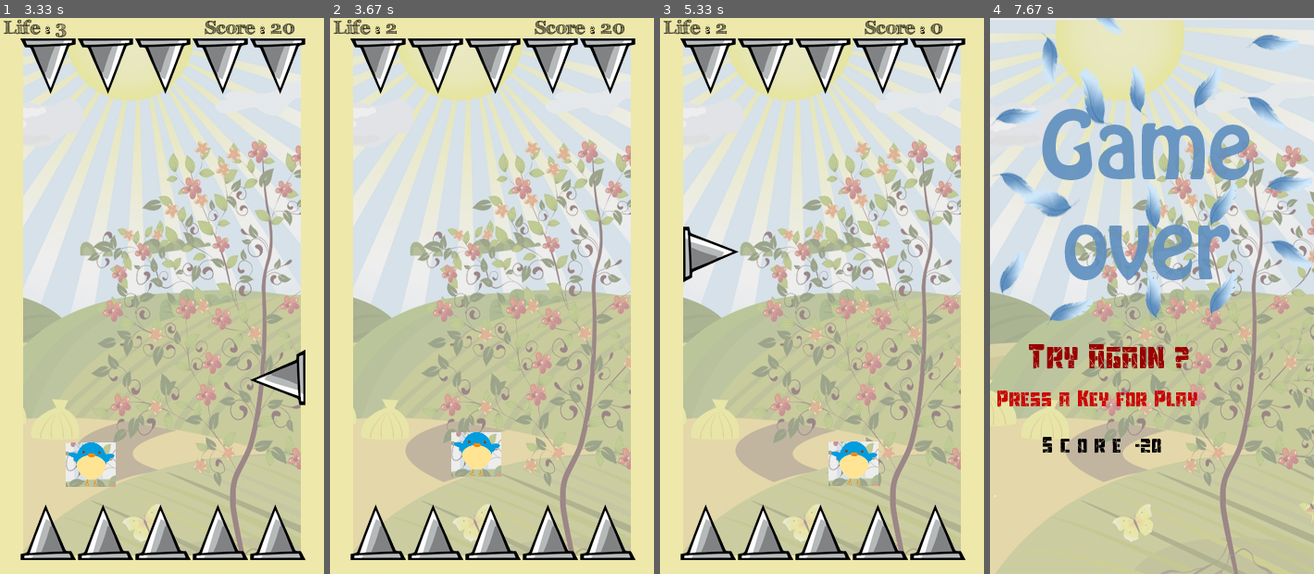
Above: before the commit, frames 1-4 (left to right).
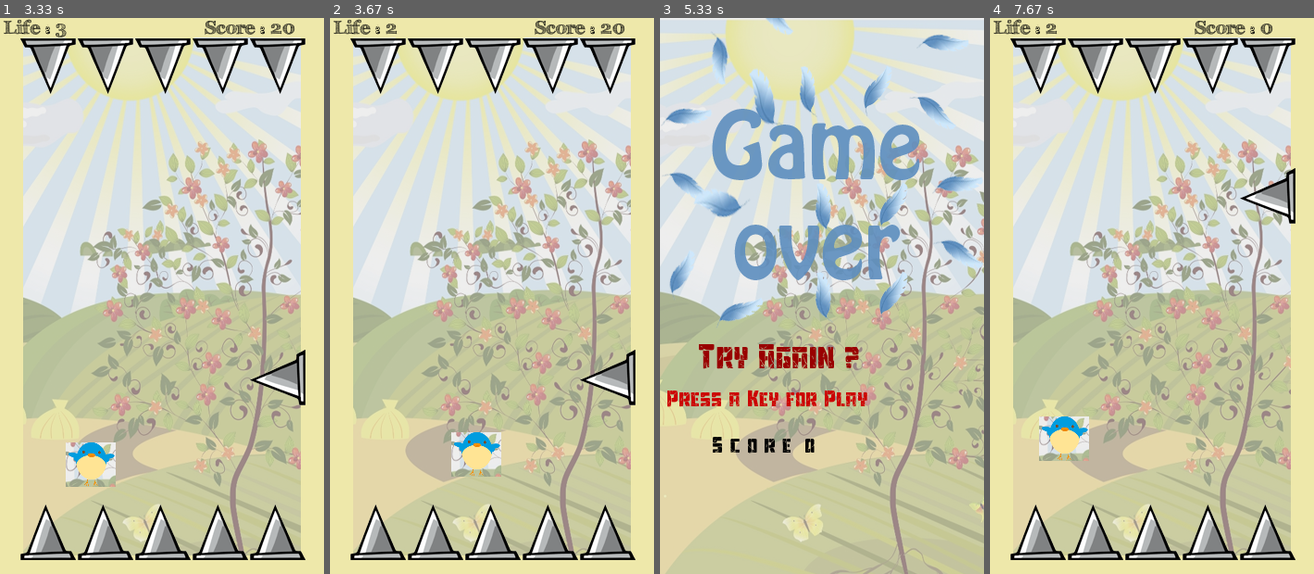
Above: after the commit, the same moments.

Repository: CharlyJazz/Pygame-Dont-touch-the-Spike
Game: pygame game, started from Main.py
The game is run twice, just before and just after one commit, with the same random seed, the same clock (stepped at 60 frames per second) and the same inputs.
Inputs:
- Up to frame 1 (3.33 s): tap Space at 0.33, 0.67, 1.07, 1.37, 1.57, 1.9, 2.2, 2.4, 2.7, 2.97, 3.3 s
- Up to frame 2 (3.67 s): tap Space at 3.6 s
- Up to frame 3 (5.33 s): tap Space at 3.73, 4.13, 4.43, 4.8, 5.2 s
- Up to frame 4 (7.67 s): tap Space at 5.5, 6.2, 6.53, 6.83, 7.03, 7.33, 7.6 s

Frame 1 is identical in both runs. In frame 2, 0.8% of the frame differs, in the area x 77-95%, y 59-70%; in frame 3, 38%, in the area x 0-100%, y 0-100%; in frame 4, 38%.

Commit message:
refactor

Diff:
--- a/Main.py
+++ b/Main.py
@@ -6,14 +6,13 @@
 from Spike import Spike
 from Variables import *
 from Font import Create_Score, Create_life, Create_menu, Create_TryAgain
-
+from time import sleep
 
 pygame.init()
 pygame.mixer.init()
 pygame.mixer.music.load('music.mp3')
 pygame.mixer.music.set_volume(0.5)
 pygame.mixer.music.play(-1)
-
 class Main(object):
     def __init__(self):
         """Class Main"""
@@ -50,7 +49,6 @@
         self.createRightlimit = False
         self.createLeftlimit = False
         self.collitionActive = False
-        self.turn_Active = True
         """Handling Font"""
         self.score = 0
         self.HandlingScore = Create_Score(self.score)
@@ -68,12 +66,7 @@
         self.game_over_pic = Background(gameover, [0, -20])
 
     def other_turn(self):
-        """Esto maneja dos variables importantes, cuando llega a la mitad de
-        la pantalla self.collitionActive y self.turn_Active se vuelven False para
-        que cuando collisionemos con las paredes se puedan volver True."""
         if self.rectCharacter[0] == WIDTH/2 or (self.rectCharacter[0] >= (WIDTH/2) and self.rectCharacter[0] < (WIDTH/2)+20):
-            while self.turn_Active == True:
-                self.turn_Active = False
             self.collitionActive = False
 
 
@@ -81,40 +74,46 @@
             """"El la primera condicion if evalua la collicion del pajaro con las
             puas, las otras dos con las puas de los estremos inferior y superior"""
             for n in self.Spike_List_y:
-                if self.rectCharacter[0] >=  self.Spike_x -10  and self.rectCharacter[0] <= self.Spike_x + 60 and (self.rectCharacter[1] >= n-40 and self.rectCharacter[1] <= n + 60):
+                if (self.rectCharacter[0] >=  self.Spike_x -10
+                and self.rectCharacter[0] <= self.Spike_x + 60
+                and (self.rectCharacter[1] >= n-40
+                and self.rectCharacter[1] <= n + 60)):
+                    if self.rightlimit:
                         while self.collitionActive == False:
                             self.score -= 10
                             self.life -= 1
                             self.HandlingLife = Create_life(self.life)
                             self.collitionActive = True
 
+                    elif self.leftlimit:
+                        while self.collitionActive == False:
+                            self.score -= 10
+                            self.life -= 1
+                            self.HandlingLife = Create_life(self.life)
+                            self.collitionActive = True
+
+
             if self.rectCharacter[1] < 80: #TOP
-                while self.collitionActive == False:
-                    self.score -= 10
-                    self.endGame = True
-                    self.life -=1
-                    self.HandlingLife = Create_life(self.life)
-                    self.character.pain(random.randint(4,7))
-                    self.collitionActive = True
+                self.score -= 10
+                self.endGame = True
+                self.life -=1
+                self.HandlingLife = Create_life(self.life)
+                self.character.pain(random.randint(4,7))
 
             if self.rectCharacter[1] >= HEIGHT - 130 and self.rectCharacter[1] <= HEIGHT: #BOTTOM
-                while self.collitionActive == False:
-                    self.score -= 10
-                    self.endGame = True
-                    self.life -=1
-                    self.HandlingLife = Create_life(self.life)
-                    self.character.pain(-6)
-                    self.collitionActive = True
+                self.score -= 10
+                self.endGame = True
+                self.life -=1
+                self.HandlingLife = Create_life(self.life)
+                self.character.pain(-6)
 
     def rightlimitbool(self):
-        self.turn_Active = True
         self.rightlimit = True
         self.spikeList = []
         self.Spike_List_y = []
 
 
     def leftlimitbool(self):
-        self.turn_Active = True
         self.leftlimit = True
         self.spikeList = []
         self.Spike_List_y = []
@@ -158,8 +157,7 @@
                 self.toplimit = False
 
     def createSpikes(self):
-        """Function for creation of Sprites
-           Problem: No se pintan las puas, encontrar el error"""
+        """Function for creation of Sprites"""
         max = 450
 
         spikes = self.level()
@@ -266,6 +264,7 @@
                     self.endGame = False
                     self.exit_game()
                 if e.type == pygame.KEYUP:
+                    sleep(1)
                     """LOOP ERROR IN BOTTOM AND TOP COLLITION"""
                     self.score = 0
                     self.HandlingScore = Create_Score(self.score)
@@ -293,6 +292,7 @@
                 if self.life < 1:
                     self.endGame = True
                     self.try_again()
+
         pygame.quit()
 
 if __name__ == "__main__":
